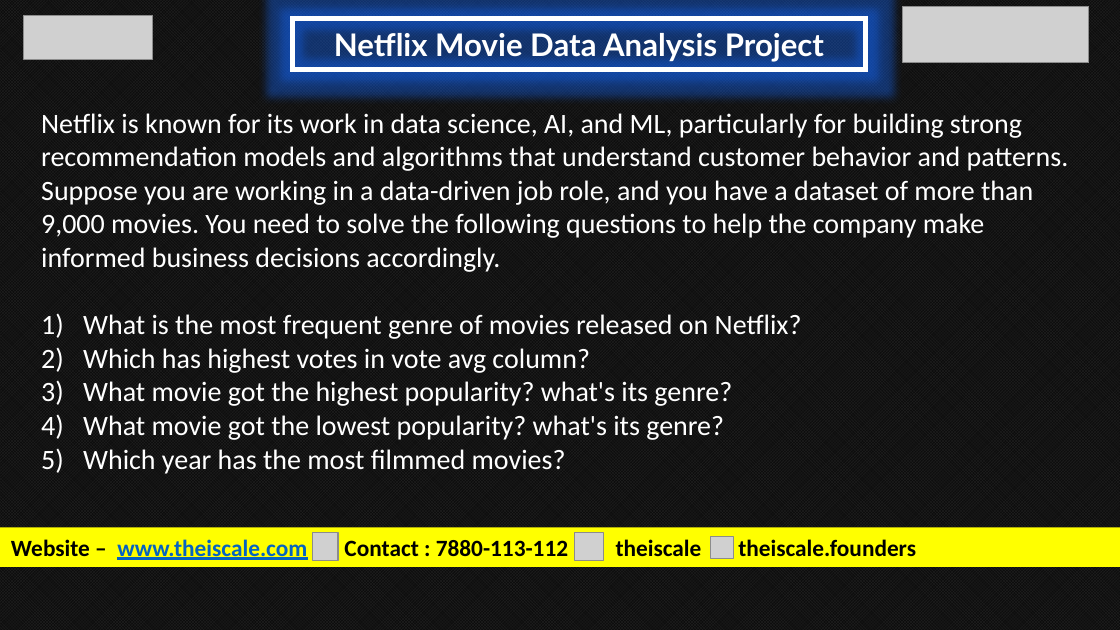
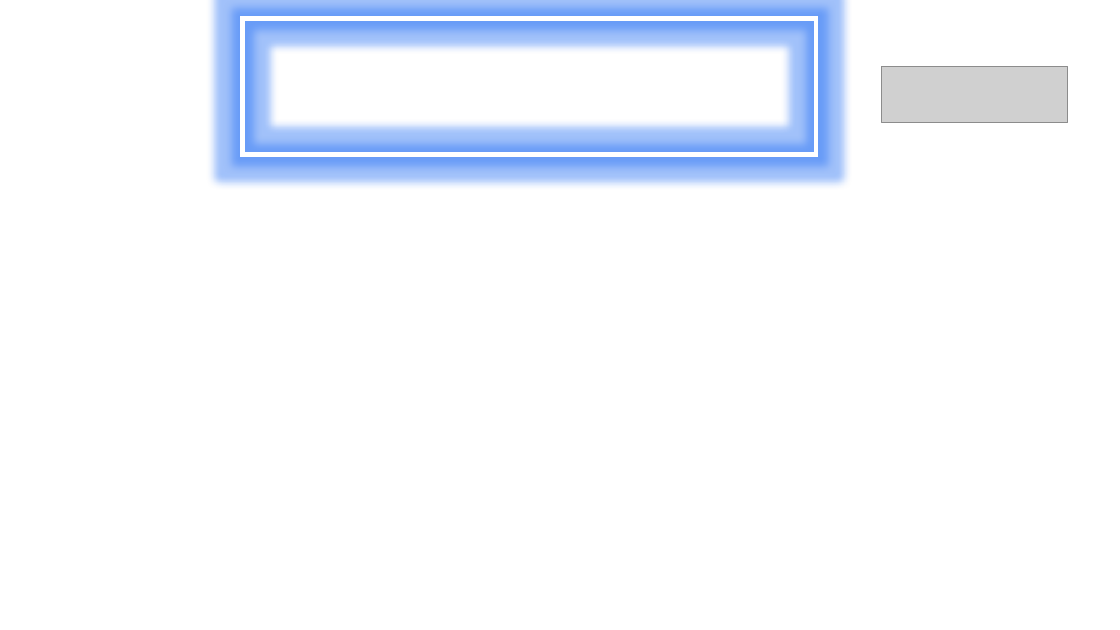
Before and after one commit to Tushar4440/netflix-data-analyst-project, a slide deck: slide 6 of movie data analysis project ppt.pptx (slide 7 before the commit). Drawn at 1120x630 pixels with LibreOffice and Linux fonts; fonts in the diff are those of the drawing; grey boxes stand for pictures. Boxes give left, top, right and bottom in pixels: in the first picture for what was removed or moved away, otherwise in the second. Text is boxed around its words. In the diff, an @@ line names an element or a change of style, - is before the commit and + after.

Commit message:
Update presentation file with new analysis insights

```diff
--- a/movie data analysis project ppt.pptx
+++ b/movie data analysis project ppt.pptx
@@ background pattern #262626 on #0D0D0D to #FFFFFF @@
@@ picture removed at bbox=[24, 15, 152, 58] @@
@@ rectangle added at bbox=[243, 19, 816, 155], outline #FFFFFF 3 pt @@
@@ rectangle removed at bbox=[292, 19, 866, 69] @@
-Netflix Movie Data Analysis Project
@@ picture: place and size @@
-picture at bbox=[903, 7, 1089, 64]
+picture at bbox=[881, 66, 1067, 123]
@@ text removed at bbox=[41, 113, 1069, 474] @@
-Netflix is known for its work in data science, AI, and ML, particularly for building strong recommendation models and algorithms that understand customer behavior and patterns. Suppose you are working in a data-driven job role, and you have a dataset of more than 9,000 movies. You need to solve the following questions to help the company make informed business decisions accordingly.
-1) What is the most frequent genre of movies released on Netflix?
-2) Which has highest votes in vote avg column?
-3) What movie got the highest popularity? what's its genre?
-4) What movie got the lowest popularity? what's its genre?
-5) Which year has the most filmmed movies?
@@ rectangle removed at bbox=[0, 528, 1120, 567] @@
-Website – www.theiscale.com Contact : 7880-113-112 theiscale theiscale.founders
@@ picture removed at bbox=[312, 533, 338, 561] @@
@@ picture removed at bbox=[575, 533, 604, 561] @@
@@ picture removed at bbox=[710, 536, 734, 559] @@
```
Also in this commit, not shown: 5 other slides changed, 2 slides removed.
